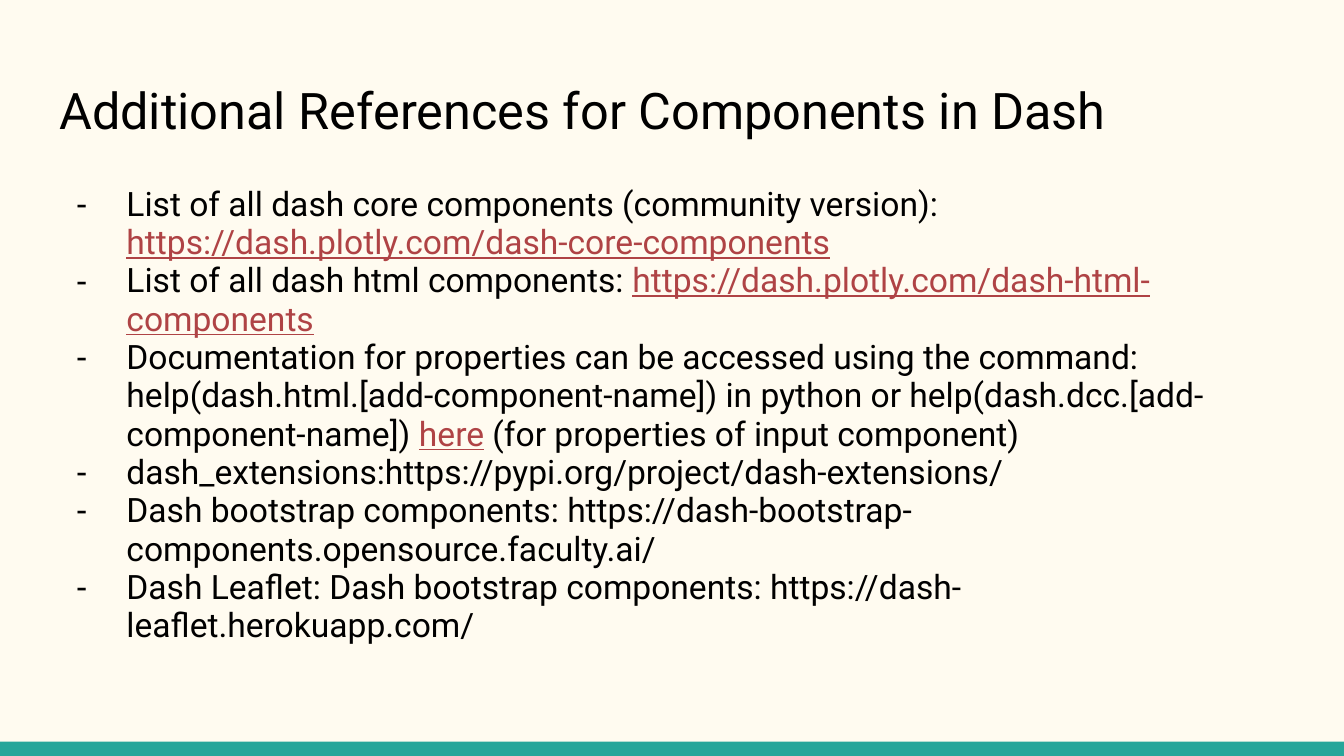
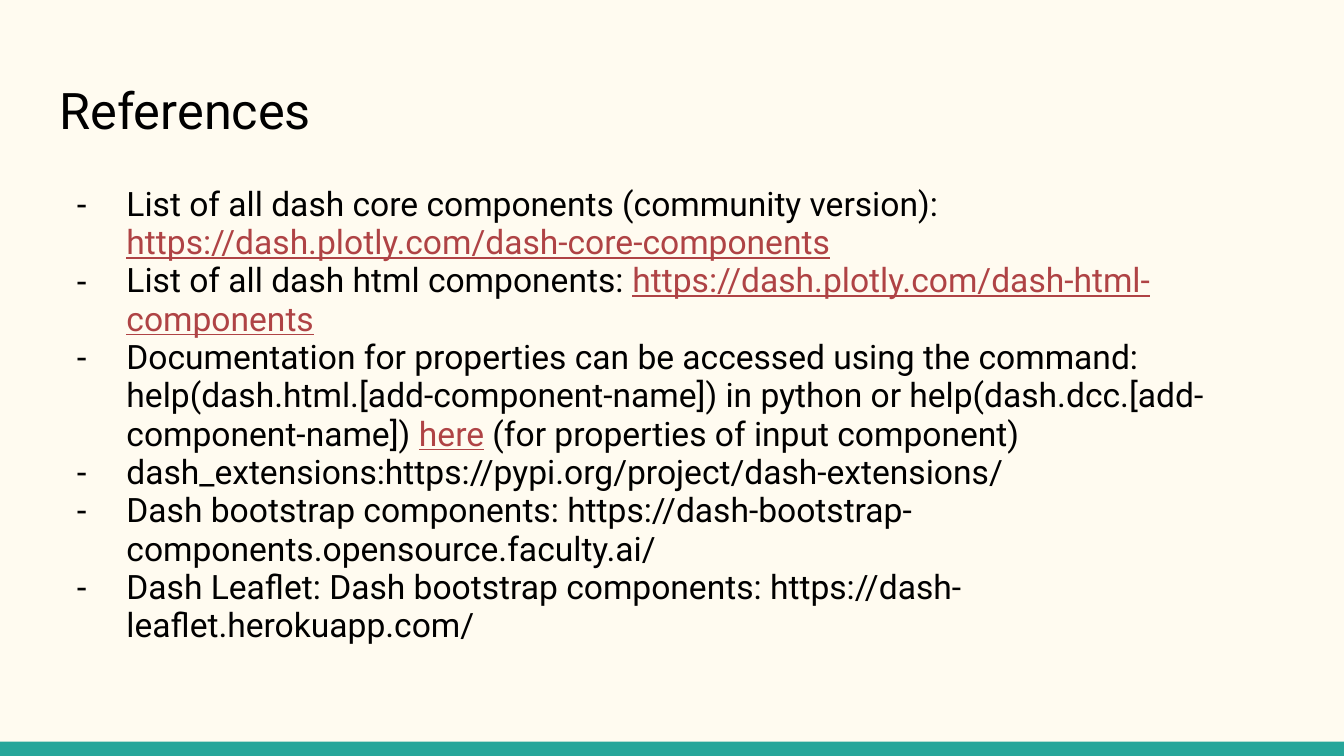
Before and after one commit to KritikaVersha/Plotly_Dash_Training, a slide deck: slide 44 of plotly-dash-training/Python with Plotly and Dash.pptx (slide 17 before the commit). Drawn at 1344x756 pixels with LibreOffice and Linux fonts; fonts in the diff are those of the drawing. Boxes give left, top, right and bottom in pixels: in the first picture for what was removed or moved away, otherwise in the second. Text is boxed around its words. In the diff, an @@ line names an element or a change of style, - is before the commit and + after.

```diff
--- a/plotly-dash-training/Python with Plotly and Dash.pptx
+++ b/plotly-dash-training/Python with Plotly and Dash.pptx
@@ title at bbox=[59, 90, 311, 130]: text changed @@
-Additional References for Components in Dash
+References
```
Also in this commit, not shown: 7 other slides changed, 16 slides added.
